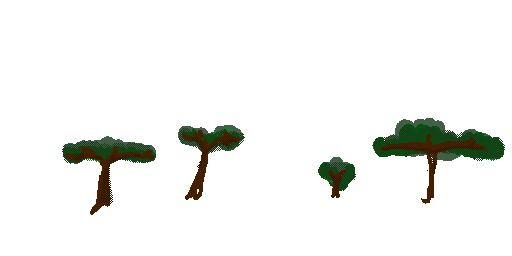
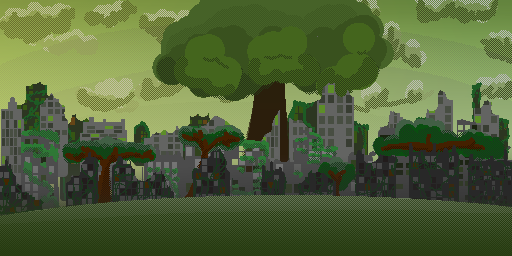
Comparing the layer stacks of the two 512 x 256 images. Changes:
showed group "Ground" (3 layers) over (0, 0, 512, 256)
painted on "Paint Layer 14" over (0, 128, 512, 256)
painted on "Paint Layer 9" over (0, 143, 512, 256)
showed "Paint Layer 25" over (0, 0, 512, 256)
showed "Buildings1 Merged", painted on it over (0, 0, 512, 256)
painted on "Leaves Merged" over (0, 0, 512, 256)
showed "Paint Layer 24" over (0, 0, 512, 256)
showed "Buildings2", painted on it over (0, 0, 512, 256)
showed group "Building3" (2 layers) over (0, 0, 512, 256)
showed "World Tree", painted on it over (0, 0, 512, 256)
showed group "Building4" (2 layers) over (0, 0, 512, 256)
showed "Buildings4", painted on it over (0, 0, 512, 256)
showed group "Sky" (5 layers) over (0, 0, 512, 256)
painted on "Clouds" over (0, 0, 512, 128)
painted on "Paint Layer 18" over (0, 0, 512, 256)
